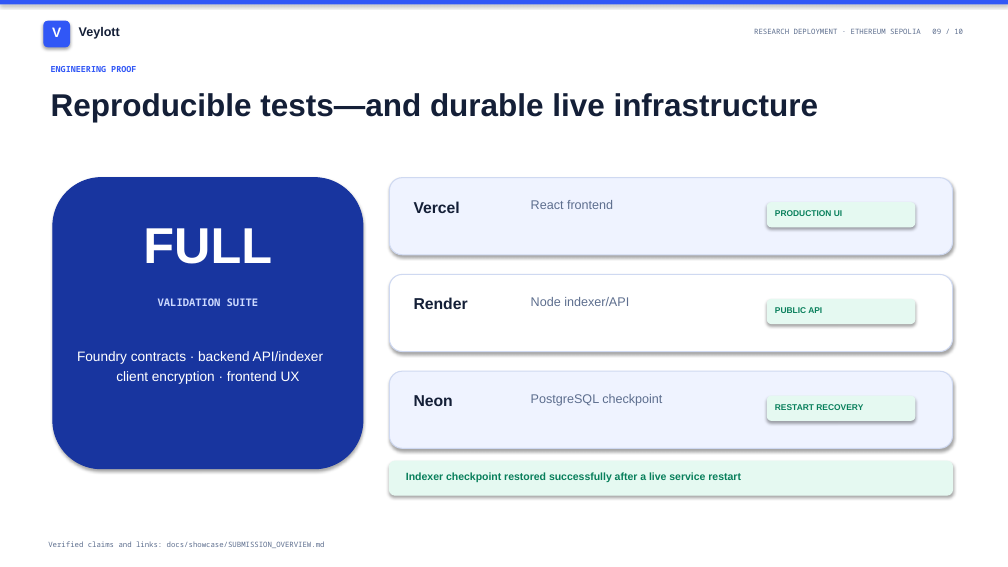
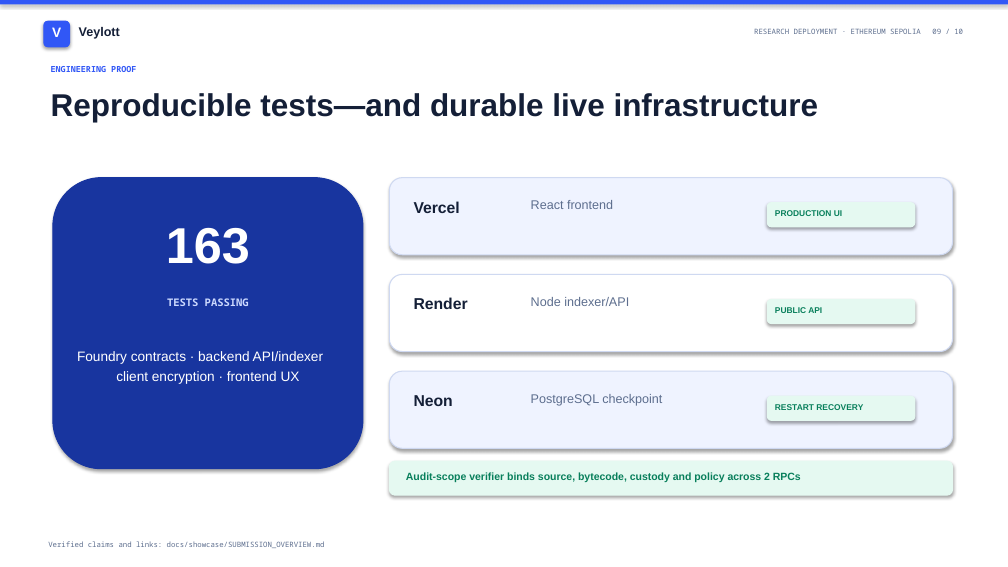
Before and after one commit to Webghost01-NG/cipherpool, a slide deck: slide 9 of docs/showcase/presentation/Veylott-Presentation.pptx. Drawn at 1008x567 pixels with LibreOffice and Linux fonts; fonts in the diff are those of the drawing. Boxes give left, top, right and bottom in pixels: in the first picture for what was removed or moved away, otherwise in the second. Text is boxed around its words. In the diff, an @@ line names an element or a change of style, - is before the commit and + after.

```diff
--- a/docs/showcase/presentation/Veylott-Presentation.pptx
+++ b/docs/showcase/presentation/Veylott-Presentation.pptx
@@ text at (166, 228, 250, 264): text changed @@
-FULL
+163
@@ text at (167, 298, 249, 306): text changed @@
-VALIDATION SUITE
+TESTS PASSING
@@ text at (406, 472, 801, 482): text changed @@
-Indexer checkpoint restored successfully after a live service restart
+Audit-scope verifier binds source, bytecode, custody and policy across 2 RPCs
```
Also in this commit, not shown: 7 other slides changed, 14 other files.
